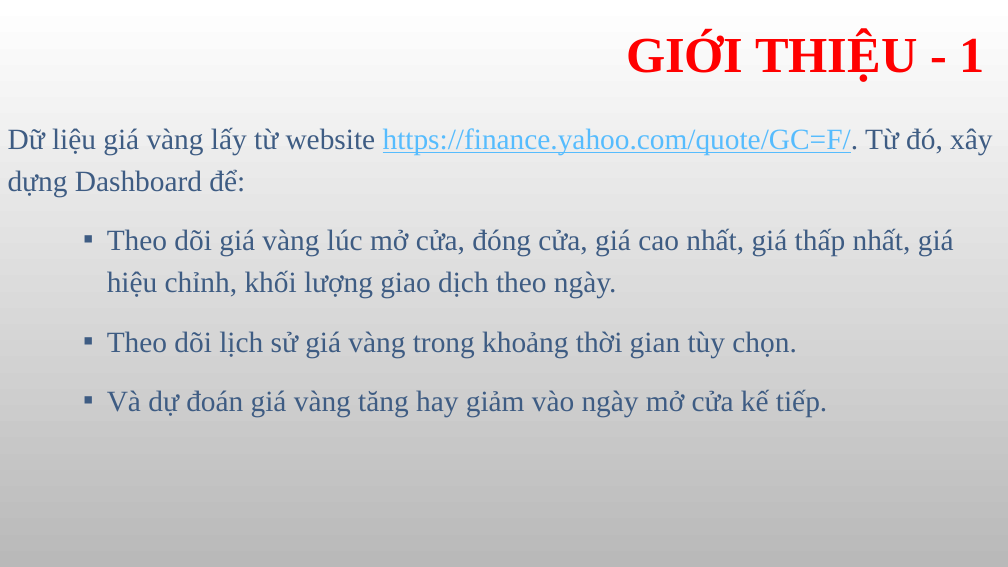
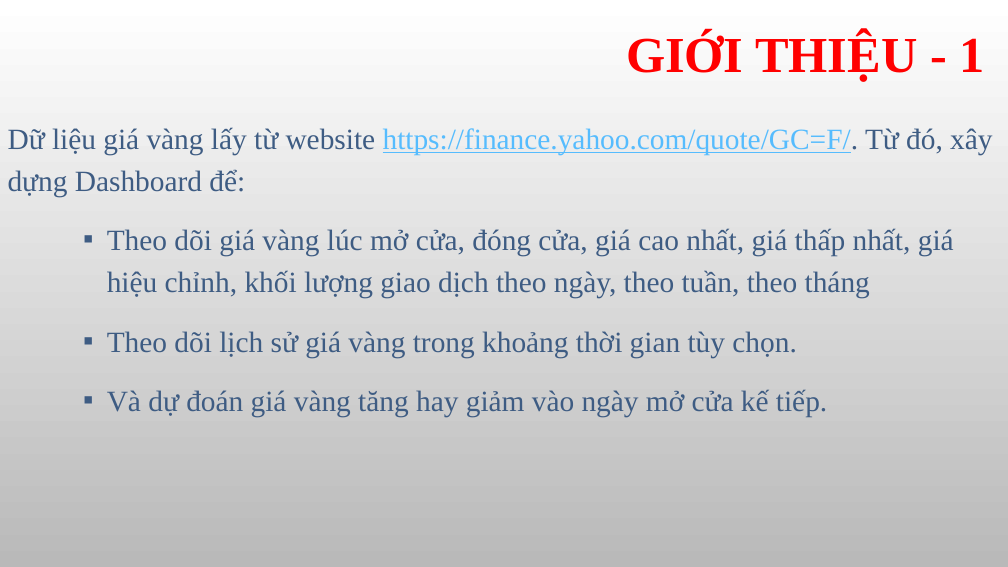
Before and after one commit to ThuanTran262/Big_data_project, a slide deck: slide 4 of doc/project/report.pptx. Drawn at 1008x567 pixels with LibreOffice and Linux fonts; fonts in the diff are those of the drawing; background and template pictures are left out. Boxes give left, top, right and bottom in pixels: in the first picture for what was removed or moved away, otherwise in the second. Text is boxed around its words. In the diff, an @@ line names an element or a change of style, - is before the commit and + after.

```diff
--- a/doc/project/report.pptx
+++ b/doc/project/report.pptx
@@ subtitle at (107,228,954,299): text changed @@
-      ▪ Theo dõi giá vàng lúc mở cửa, đóng cửa, giá cao nhất, giá thấp nhất, giá hiệu chỉnh, khối lượng giao dịch theo ngày.
+      ▪ Theo dõi giá vàng lúc mở cửa, đóng cửa, giá cao nhất, giá thấp nhất, giá hiệu chỉnh, khối lượng giao dịch theo ngày, theo tuần, theo tháng
```
Also in this commit, not shown: 2 other slides changed, 2 slides added, 1 other file.
